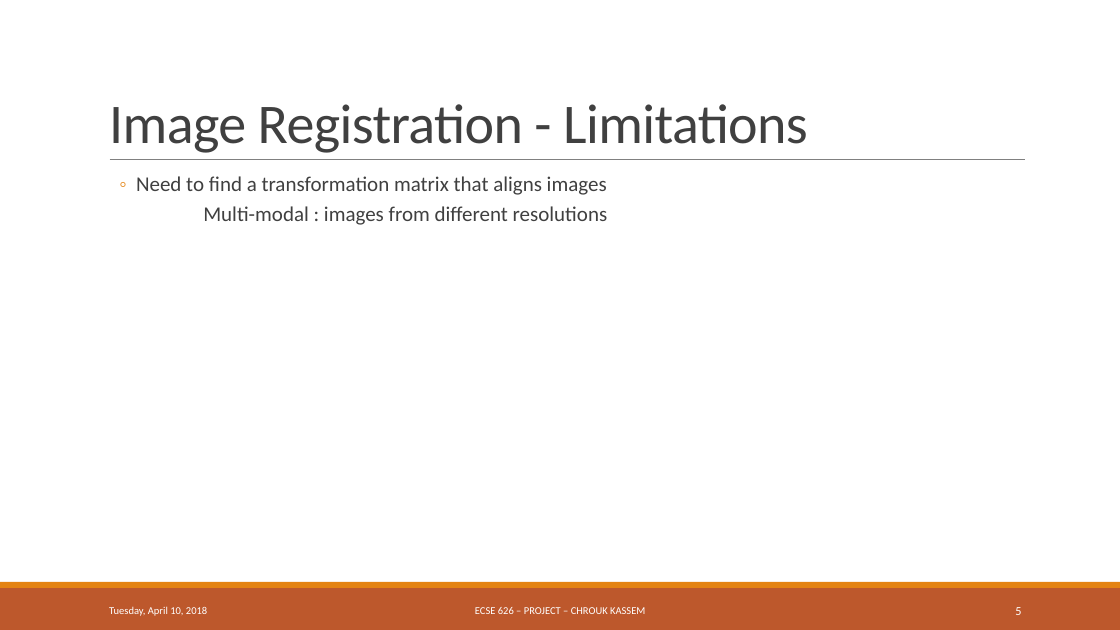
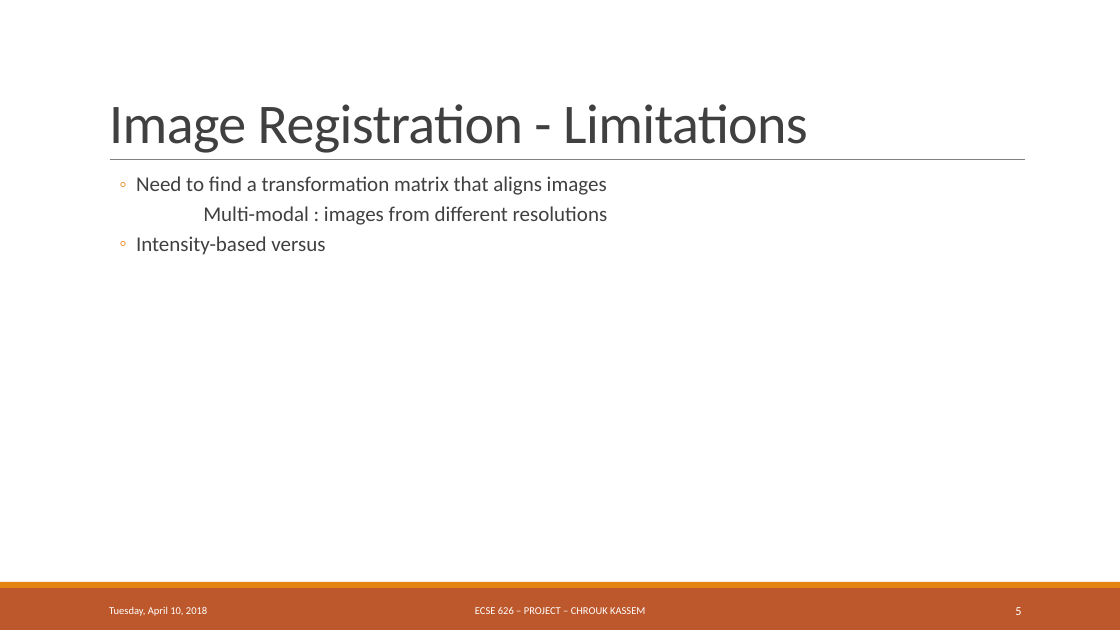
Before and after one commit to ChroukK/MDG_MI_project, a slide deck: slide 5 of Maximum Distance Gradient for Robust Image Registration.pptx. Drawn at 1120x630 pixels with LibreOffice and Linux fonts; fonts in the diff are those of the drawing. Boxes give left, top, right and bottom in pixels: in the first picture for what was removed or moved away, otherwise in the second. Text is boxed around its words. In the diff, an @@ line names an element or a change of style, - is before the commit and + after.

```diff
--- a/Maximum Distance Gradient for Robust Image Registration.pptx
+++ b/Maximum Distance Gradient for Robust Image Registration.pptx
@@ text at [136, 236, 325, 255]: paragraph added @@
+  ◦ Intensity-based versus
```
Also in this commit, not shown: 3 other slides changed, 36 other files.
